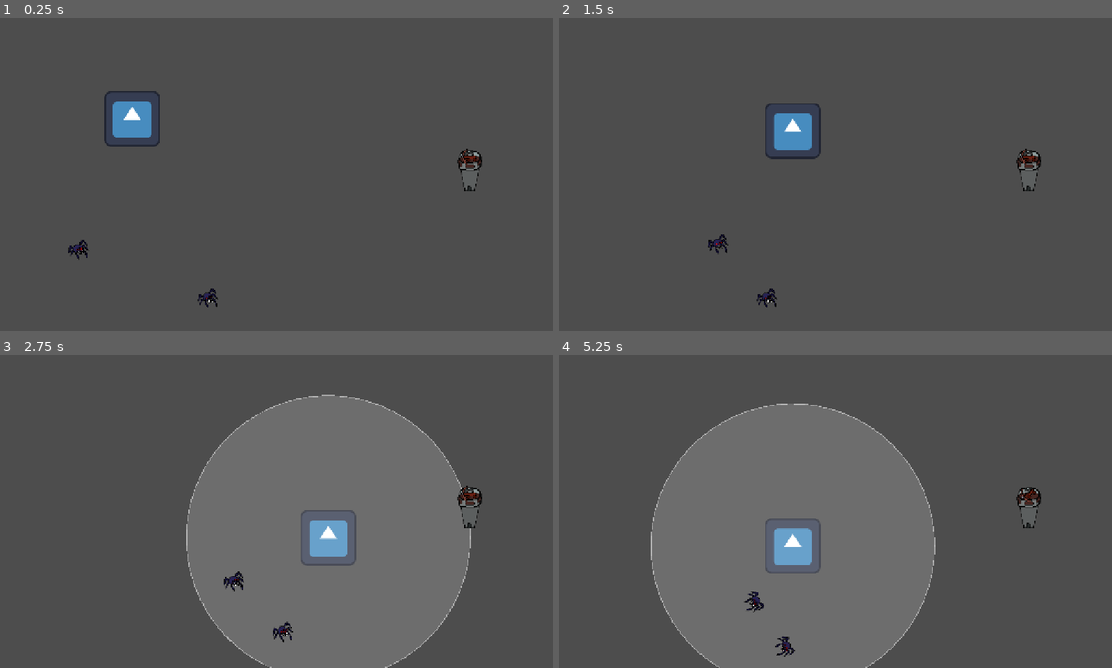
Above: before the commit, frames 1-4 (two rows, left to right).
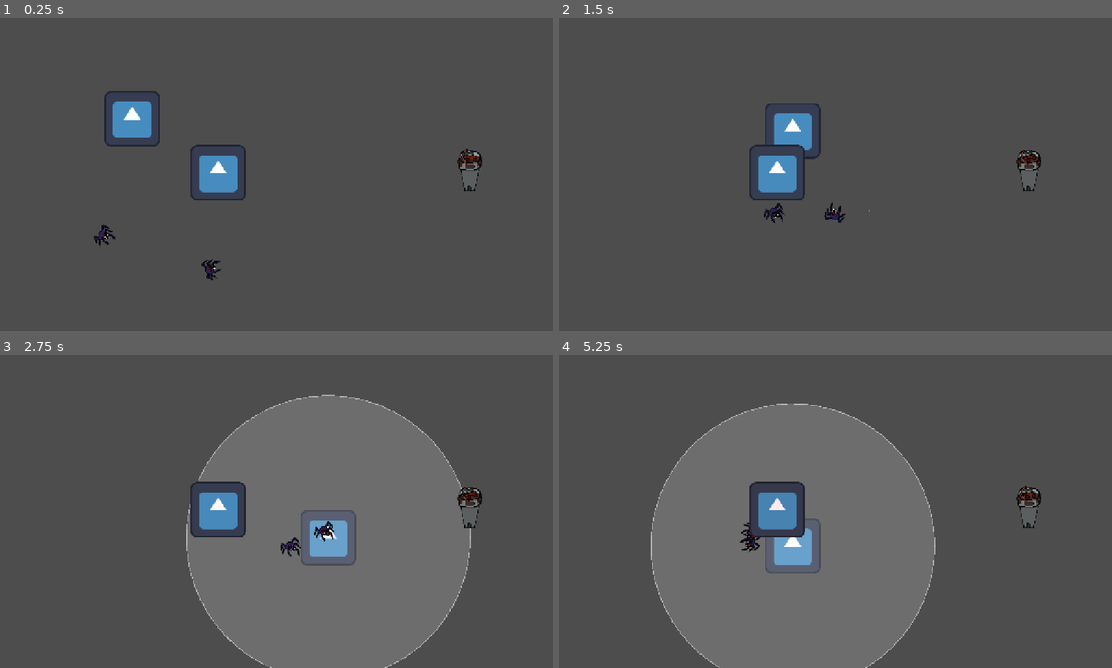
Above: after the commit, the same moments.

Repository: ternaryCat/ldjam59
Game: Godot game, scene res://components/level.tscn
Same seed, same stepped clock (60 frames per second), same inputs: the game is played once before the commit and once after it. The engine's default icon, where the game draws it, is replaced by a stand-in: a white triangle on a blue panel in a dark square.
Inputs:
- Up to frame 1 (0.25 s): no input
- Up to frame 2 (1.5 s): hold D (right) 0.53-1.28 s; hold Space (activate) 0.53-1.28 s; tap W (top) at 0.8, 1.35 s; hold S (down) from 1.28 s (still down)
- Up to frame 3 (2.75 s): tap Space (activate) at 1.55 s; release S (down) at 2.03 s; hold D (right) from 2.03 s (still down); hold Space (activate) from 2.03 s (still down); tap W (top) at 2.3 s
- Up to frame 4 (5.25 s): release Space (activate) at 2.78 s; tap W (top) at 2.85, 3.8, 4.35 s; tap Space (activate) at 3.05, 4.55 s; release D (right) at 3.53 s; hold Space (activate) 3.53-4.28 s; hold A (left) 3.53-5.03 s; hold S (down) from 5.03 s (still down); hold Space (activate) from 5.03 s (still down)

The runs differ from the first frame. In frame 1, 1.5% of the frame differs, in the area x 12-45%, y 40-93%; in frame 2, 1.6%; in frame 3, 2.3%, in the area x 34-87%, y 40-92%; in frame 4, 2.2%.

Commit message:
add buildings

Diff:
--- a/components/level.tscn
+++ b/components/level.tscn
@@ -4,6 +4,7 @@
 [ext_resource type="Script" uid="uid://cmb27xme82kug" path="res://components/level/player.gd" id="2_6fnek"]
 [ext_resource type="PackedScene" uid="uid://eyln1wkn80r" path="res://components/level/enemy.tscn" id="3_6fnek"]
 [ext_resource type="PackedScene" uid="uid://dmyske8pf6rii" path="res://components/level/tower.tscn" id="4_alc75"]
+[ext_resource type="PackedScene" uid="uid://cmre6hhliwtpl" path="res://components/level/building.tscn" id="5_6o5hi"]
 
 [node name="level" type="Node2D" unique_id=1124570366]
 
@@ -23,3 +24,8 @@
 
 [node name="tower" parent="towers" unique_id=239535656 instance=ExtResource("4_alc75")]
 position = Vector2(1087, 399)
+
+[node name="buildings" type="Node2D" parent="." unique_id=819838869]
+
+[node name="building1" parent="buildings" unique_id=1782493252 instance=ExtResource("5_6o5hi")]
+position = Vector2(509, 356)
--- /dev/null
+++ b/components/level/building.gd
@@ -0,0 +1,22 @@
+extends Sprite2D
+
+@export var max_hp: int = 100
+
+const HEALTHY_COLOR: Color = Color(1, 1, 1)
+const DEAD_COLOR: Color = Color(1, 0.2, 0.2)
+
+var _hp: int
+
+
+func _ready() -> void:
+	_hp = max_hp
+	add_to_group("buildings")
+
+
+func take_damage(amount: int) -> void:
+	_hp -= amount
+	if _hp <= 0:
+		queue_free()
+		return
+	var t := 1.0 - float(_hp) / float(max_hp)
+	modulate = HEALTHY_COLOR.lerp(DEAD_COLOR, t)
--- /dev/null
+++ b/components/level/building.tscn
@@ -0,0 +1,18 @@
+[gd_scene format=3 uid="uid://cmre6hhliwtpl"]
+
+[ext_resource type="Texture2D" uid="uid://cvxbsh0y4gur7" path="res://icon.svg" id="1_jjmsg"]
+[ext_resource type="Script" path="res://components/level/building.gd" id="2_bld01"]
+
+[sub_resource type="CircleShape2D" id="CircleShape2D_wiuyy"]
+radius = 69.72087
+
+[node name="building" type="Sprite2D" unique_id=1782493252]
+texture = ExtResource("1_jjmsg")
+script = ExtResource("2_bld01")
+
+[node name="collision" type="Area2D" parent="." unique_id=1978180802]
+collision_layer = 17
+collision_mask = 4
+
+[node name="shape" type="CollisionShape2D" parent="collision" unique_id=1891854416]
+shape = SubResource("CircleShape2D_wiuyy")
--- a/components/level/enemy.gd
+++ b/components/level/enemy.gd
@@ -2,12 +2,16 @@
 
 @export var speed: float = 260.0
 @export var max_hp: int = 100
+@export var attack_damage: int = 1
+@export var attack_interval: float = 0.5
 
 const HEALTHY_COLOR: Color = Color(1, 1, 1)
 const DEAD_COLOR: Color = Color(1, 0.2, 0.2)
 
 var _in_field: bool = false
 var _hp: int
+var _buildings_in_range: Array[Node2D] = []
+var _attack_cooldown: float = 0.0
 
 @onready var _collision: Area2D = $collision
 
@@ -19,15 +23,13 @@
 
 
 func _physics_process(delta: float) -> void:
-	if not _in_field:
+	_attack_cooldown -= delta
+	_cleanup_buildings()
+	if _in_field and Input.is_action_pressed("activate"):
+		_follow_player_input(delta)
 		return
-	if not Input.is_action_pressed("activate"):
-		return
-	var direction := Input.get_vector("left", "right", "top", "down")
-	if direction == Vector2.ZERO:
-		return
-	position += direction * speed * delta
-	rotation = direction.angle()
+	_attack_touching_building()
+	_advance_to_nearest_building(delta)
 
 
 func take_damage(amount: int) -> void:
@@ -39,11 +41,69 @@
 	modulate = HEALTHY_COLOR.lerp(DEAD_COLOR, t)
 
 
+func _follow_player_input(delta: float) -> void:
+	var direction := Input.get_vector("left", "right", "top", "down")
+	if direction == Vector2.ZERO:
+		return
+	position += direction * speed * delta
+	rotation = direction.angle()
+
+
+func _advance_to_nearest_building(delta: float) -> void:
+	if not _buildings_in_range.is_empty():
+		return
+	var target := _find_nearest_building()
+	if target == null:
+		return
+	var to_target := target.global_position - global_position
+	if to_target == Vector2.ZERO:
+		return
+	var direction := to_target.normalized()
+	position += direction * speed * delta
+	rotation = direction.angle()
+
+
+func _attack_touching_building() -> void:
+	if _attack_cooldown > 0.0 or _buildings_in_range.is_empty():
+		return
+	var target := _buildings_in_range[0]
+	if target.has_method("take_damage"):
+		target.take_damage(attack_damage)
+	_attack_cooldown = attack_interval
+
+
+func _find_nearest_building() -> Node2D:
+	var best: Node2D = null
+	var best_dist := INF
+	for b in get_tree().get_nodes_in_group("buildings"):
+		if not (b is Node2D):
+			continue
+		var d := global_position.distance_squared_to((b as Node2D).global_position)
+		if d < best_dist:
+			best_dist = d
+			best = b
+	return best
+
+
+func _cleanup_buildings() -> void:
+	for i in range(_buildings_in_range.size() - 1, -1, -1):
+		if not is_instance_valid(_buildings_in_range[i]):
+			_buildings_in_range.remove_at(i)
+
+
 func _on_area_entered(area: Area2D) -> void:
 	if area.is_in_group("signal_field"):
 		_in_field = true
+		return
+	var parent := area.get_parent()
+	if parent is Node2D and parent.is_in_group("buildings"):
+		_buildings_in_range.append(parent)
 
 
 func _on_area_exited(area: Area2D) -> void:
 	if area.is_in_group("signal_field"):
 		_in_field = false
+		return
+	var parent := area.get_parent()
+	if parent is Node2D and parent.is_in_group("buildings"):
+		_buildings_in_range.erase(parent)
--- a/project.godot
+++ b/project.godot
@@ -20,7 +20,6 @@
 window/size/viewport_width=1280
 window/size/viewport_height=720
 window/stretch/mode="canvas_items"
-window/stretch/aspect="keep"
 
 [input]
 
@@ -60,6 +59,7 @@
 2d_physics/layer_2="signal_area"
 2d_physics/layer_3="enemy"
 2d_physics/layer_4="shot"
+2d_physics/layer_5="building"
 
 [physics]
 
Not shown, added: components/level/building.gd.uid
